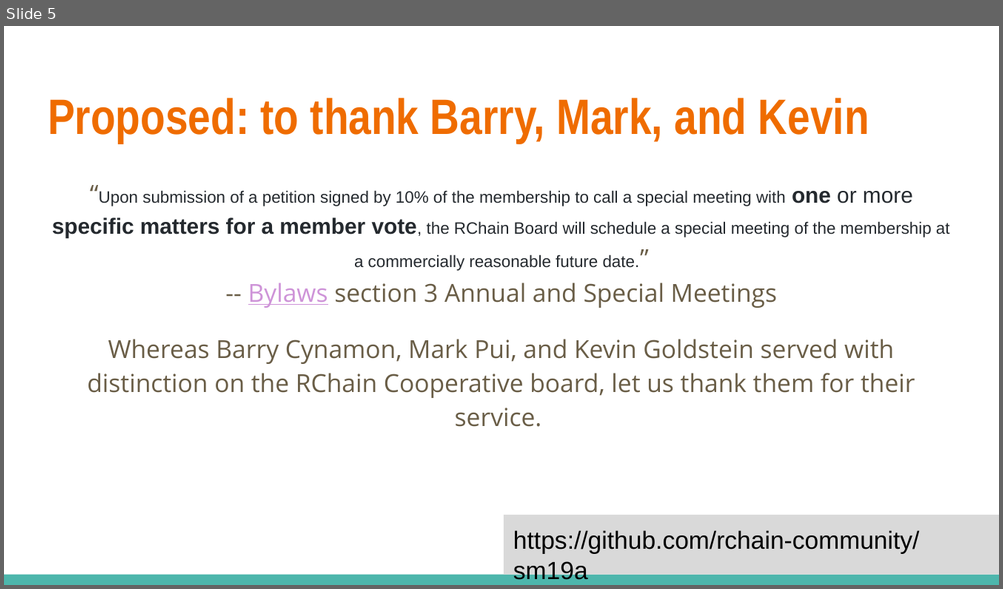
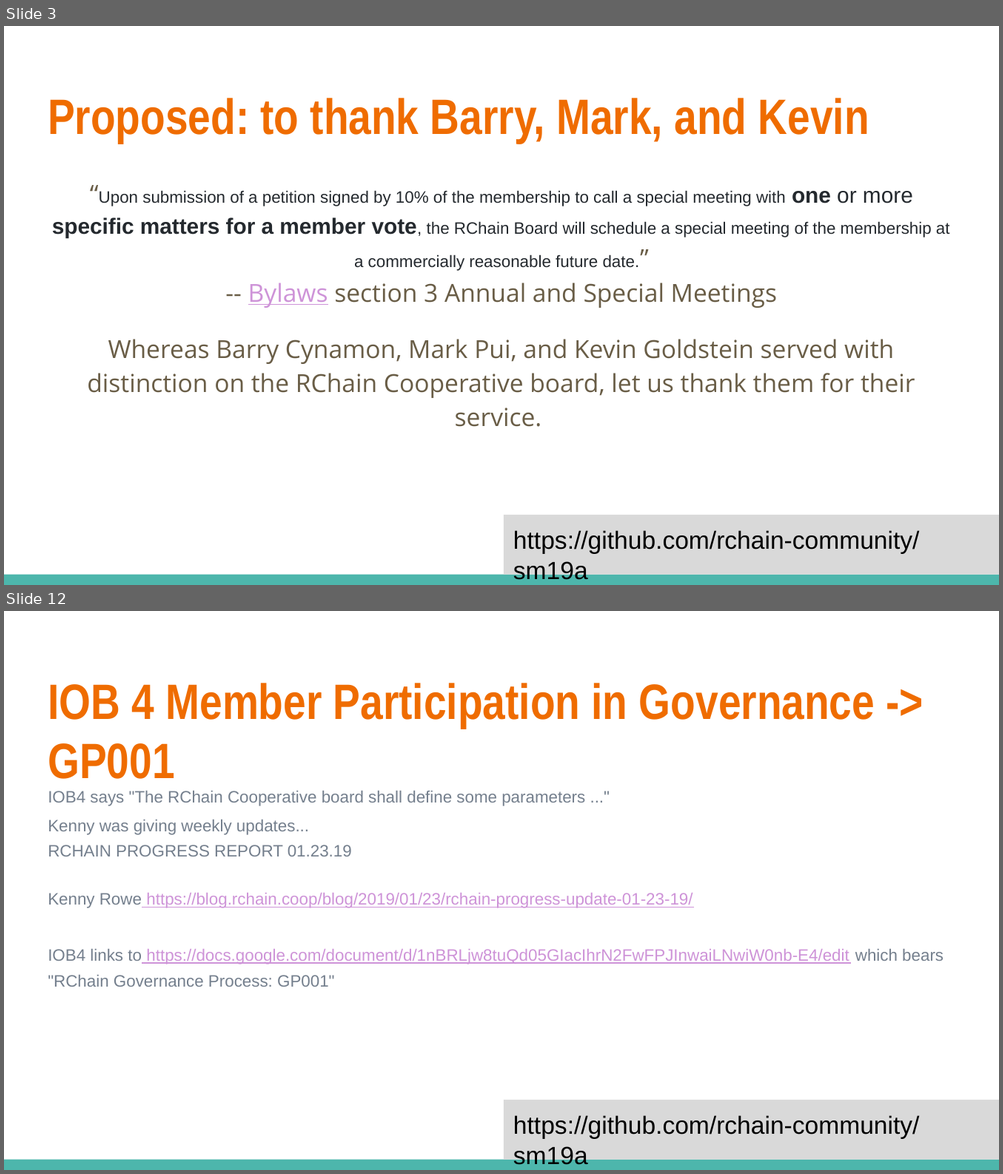
Before and after one commit to rchain-community/sm19a, a slide deck: sm19a-meeting-notes.odp. Shown one above the other, each under a label of ours: slide 5 before the commit, slides 3 and 12 after it; the slides between them are not shown. The pictures are 1003x589 and 1003x1174 pixels, drawn with LibreOffice and Linux fonts; fonts in the diff are those of the drawing. Boxes give left, top, right and bottom in pixels: in the first picture for what was removed or moved away, otherwise in the second. Text is boxed around its words. In the diff, an @@ line names an element or a change of style, - is before the commit and + after.

```diff
--- a/sm19a-meeting-notes.odp
+++ b/sm19a-meeting-notes.odp
@@ slide 12 added at [4, 611, 999, 1170], background #FFFFFF; not listed: 2 template elements that a slide beside it also shows @@
@@ title added at [48, 683, 874, 779], 36 pt, text #EF6C00, bold @@
+IOB 4 Member Participation in Governance -> GP001
@@ text added at [48, 791, 943, 987], 12 pt, text #747F8D @@
+IOB4 says "The RChain Cooperative board shall define some parameters ..."
+Kenny was giving weekly updates...
+RCHAIN PROGRESS REPORT 01.23.19
+Kenny Rowe https://blog.rchain.coop/blog/2019/01/23/rchain-progress-update-01-23-19/
+IOB4 links to https://docs.google.com/document/d/1nBRLjw8tuQd05GIacIhrN2FwFPJInwaiLNwiW0nb-E4/edit which bears "RChain Governance Process: GP001"
@@ what was slide 5 is now slide 3 @@
```
Also in this commit, not shown: 5 slides changed, 11 other slides added, 1 slide removed, 2 other files.
